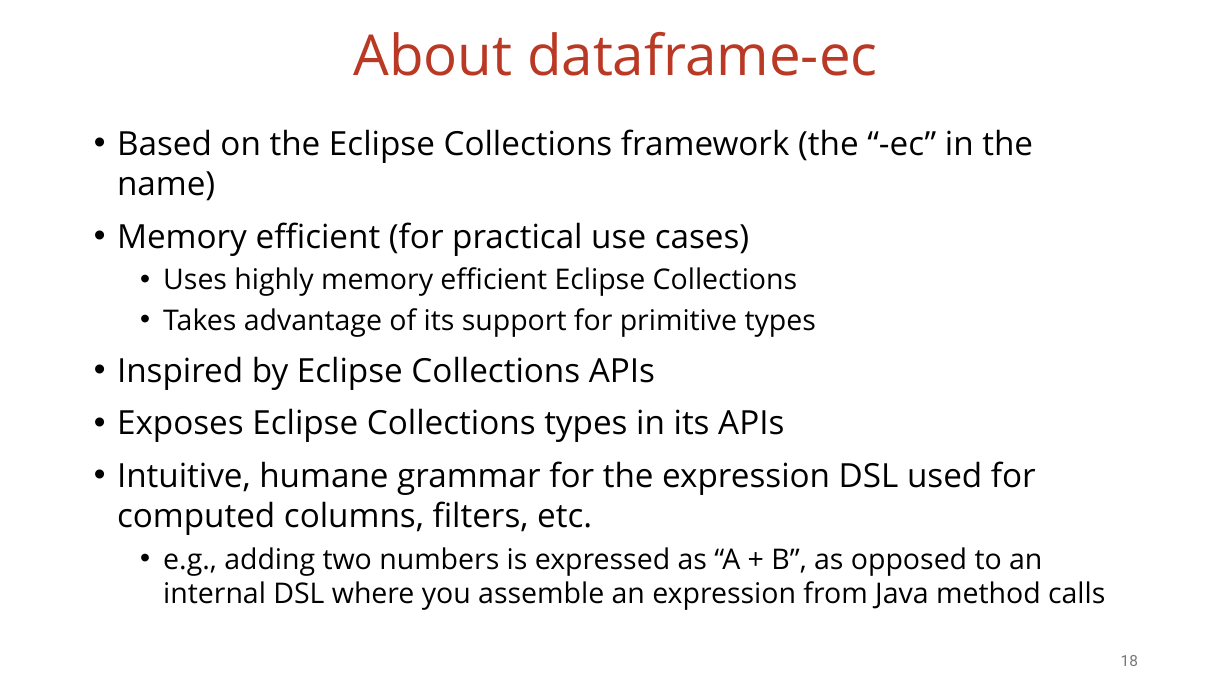
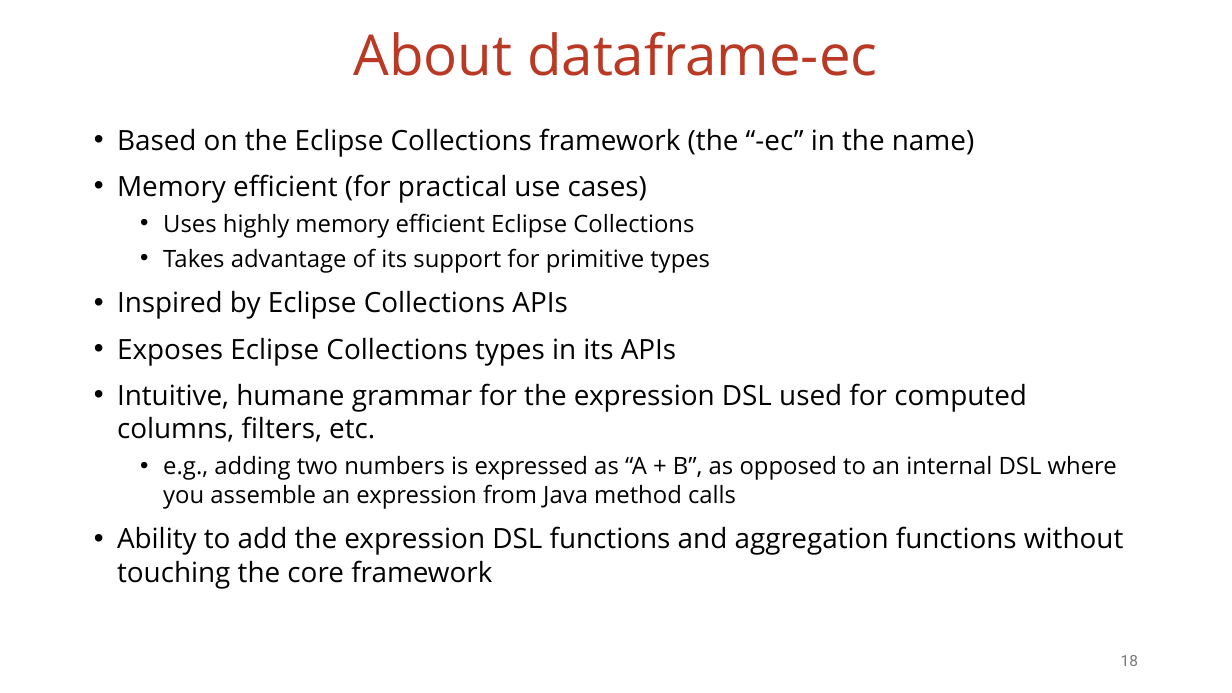
Before and after one commit to vmzakharov/missing-dataframe-talk, a slide deck: slide 18 of presentation/Missing_Dataframe_Short.pptx. Drawn at 1232x693 pixels with LibreOffice and Linux fonts; fonts in the diff are those of the drawing. Boxes give left, top, right and bottom in pixels: in the first picture for what was removed or moved away, otherwise in the second. Text is boxed around its words. In the diff, an @@ line names an element or a change of style, - is before the commit and + after.

```diff
--- a/presentation/Missing_Dataframe_Short.pptx
+++ b/presentation/Missing_Dataframe_Short.pptx
@@ text at (117, 128, 1117, 509): size 25.9 to 21.7 pt in "Based on the Eclipse Collections framework (the ...", "Memory efficient (for practical use cases)", "Inspired by Eclipse Collections APIs", "Exposes Eclipse Collections types in its APIs" and 1 more places; size 22.2 to 18.6 pt in "Uses highly memory efficient Eclipse Collections", "Takes advantage of its support for primitive ...", "e.g., adding two numbers is expressed as ..." @@
@@ text at (117, 526, 1123, 589): paragraph added @@
+• Ability to add the expression DSL functions and aggregation functions without touching the core framework
```
Also in this commit, not shown: 6 other slides changed, 5 slides added, 2 slides removed, 3 other files.
